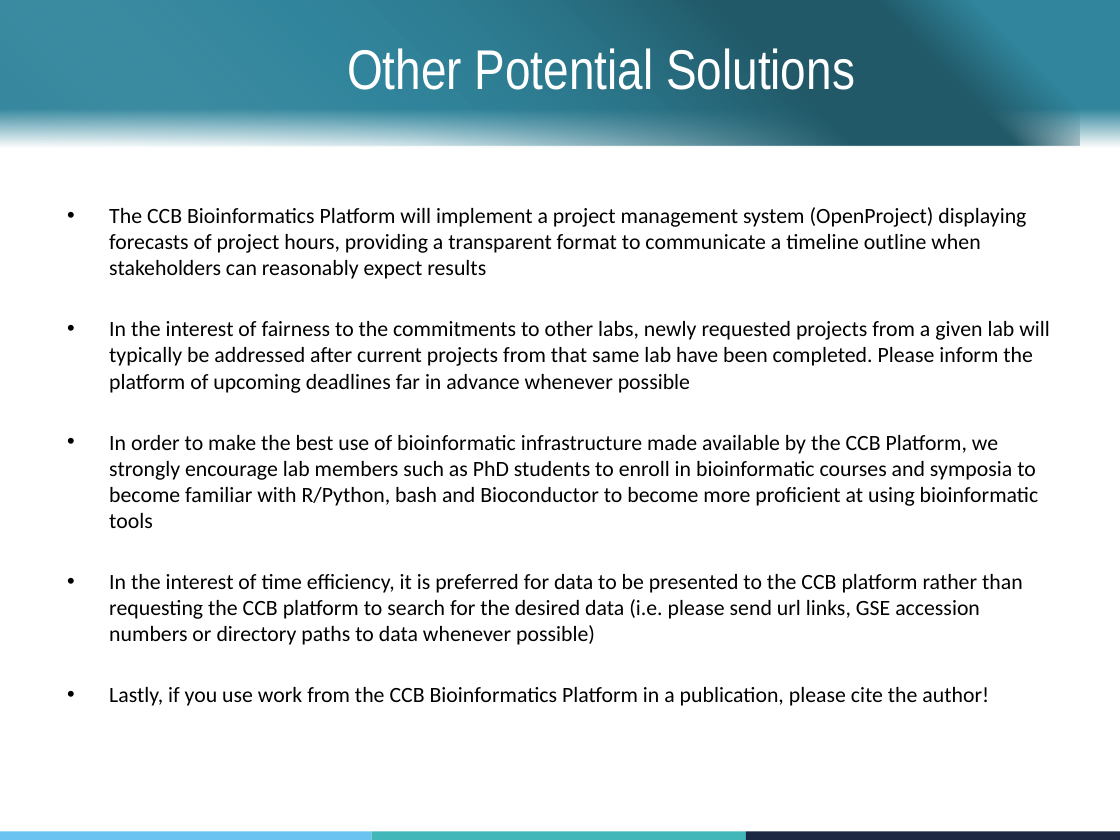
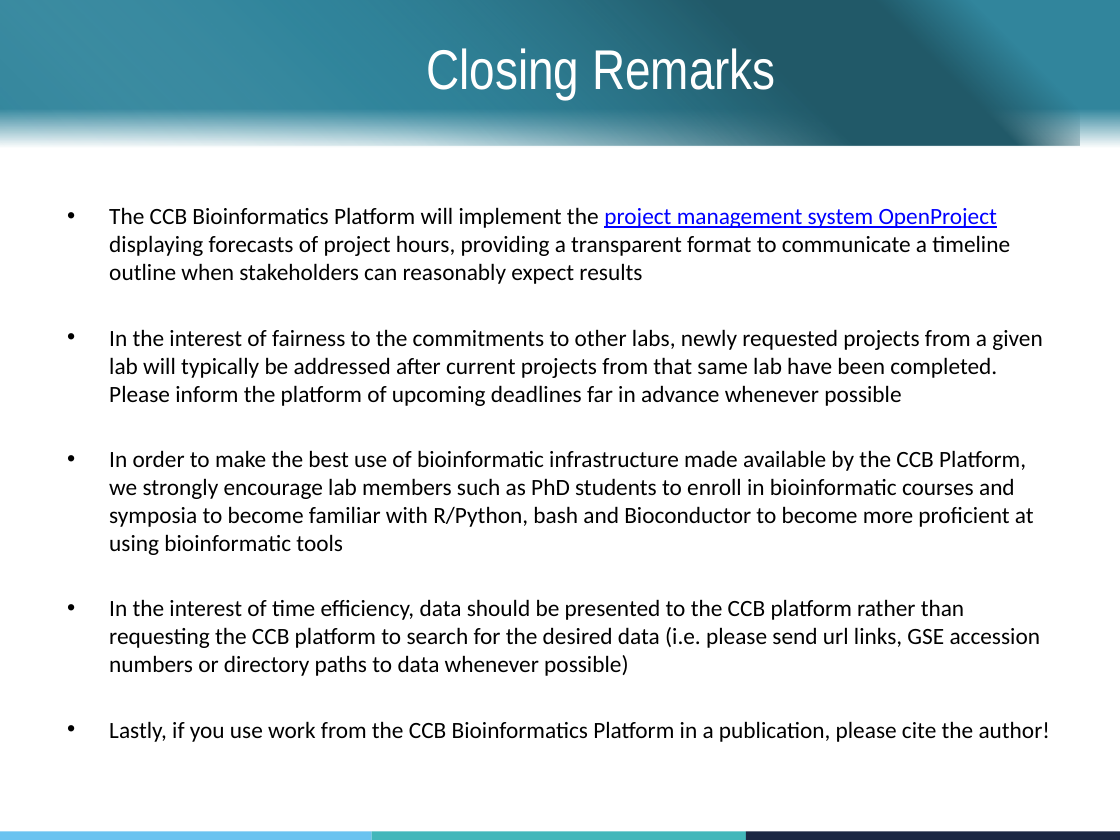
Before and after one commit to ccb-vib/ccb_project_management, a slide deck: slide 7 of group_leaders_presentation.pptx (slide 6 before the commit). Drawn at 1120x840 pixels with LibreOffice and Linux fonts; fonts in the diff are those of the drawing; background and template pictures are left out. Boxes give left, top, right and bottom in pixels: in the first picture for what was removed or moved away, otherwise in the second. Text is boxed around its words. In the diff, an @@ line names an element or a change of style, - is before the commit and + after.

```diff
--- a/group_leaders_presentation.pptx
+++ b/group_leaders_presentation.pptx
@@ title at box(426, 48, 776, 99): text changed @@
-Other Potential Solutions
+Closing Remarks
@@ text at box(109, 207, 1010, 284): text changed; size 14 to 15 pt @@
-• The CCB Bioinformatics Platform will implement a project management system (OpenProject) displaying forecasts of project hours, providing a transparent format to communicate a timeline outline when stakeholders can reasonably expect results
+• The CCB Bioinformatics Platform will implement the project management system OpenProject displaying forecasts of project hours, providing a transparent format to communicate a timeline outline when stakeholders can reasonably expect results
@@ text at box(109, 329, 1050, 742): size 14 to 15 pt in "In the interest of fairness to the ...", "In order to make the best use ...", "Lastly, if you use work from the ..." @@
@@ text at box(109, 599, 1041, 676): text changed; size 14 to 15 pt @@
-• In the interest of time efficiency, it is preferred for data to be presented to the CCB platform rather than requesting the CCB platform to search for the desired data (i.e. please send url links, GSE accession numbers or directory paths to data whenever possible)
+• In the interest of time efficiency, data should be presented to the CCB platform rather than requesting the CCB platform to search for the desired data (i.e. please send url links, GSE accession numbers or directory paths to data whenever possible)
```
Also in this commit, not shown: 5 other slides changed, 2 slides added, 3 other files.
